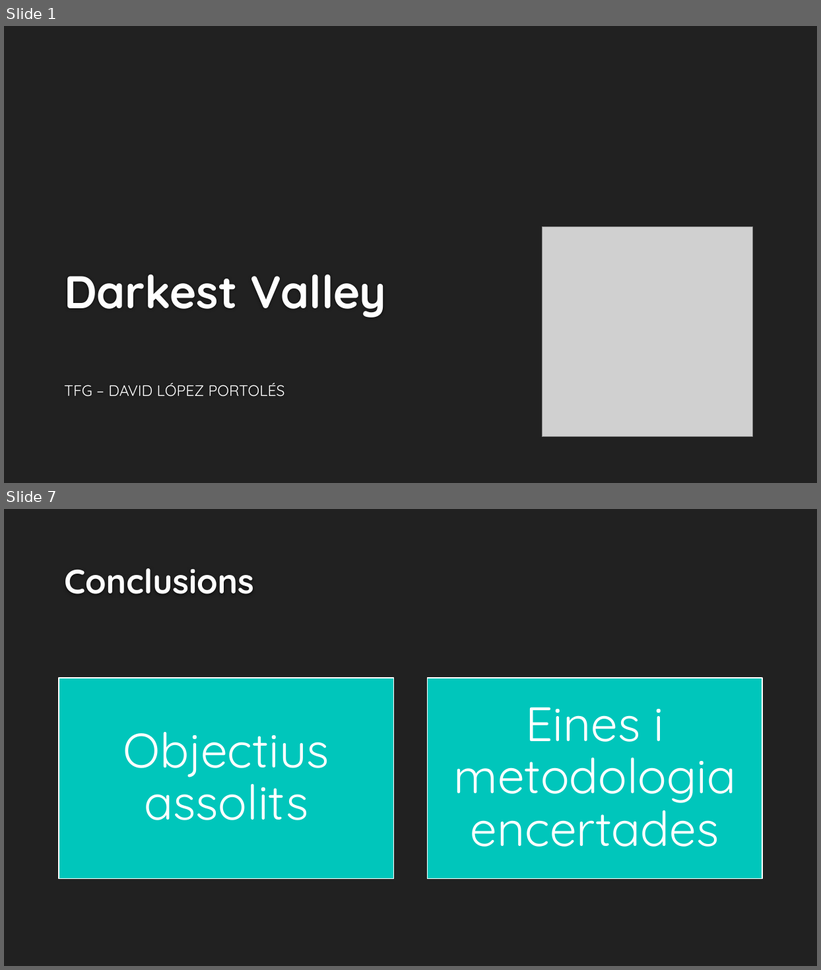
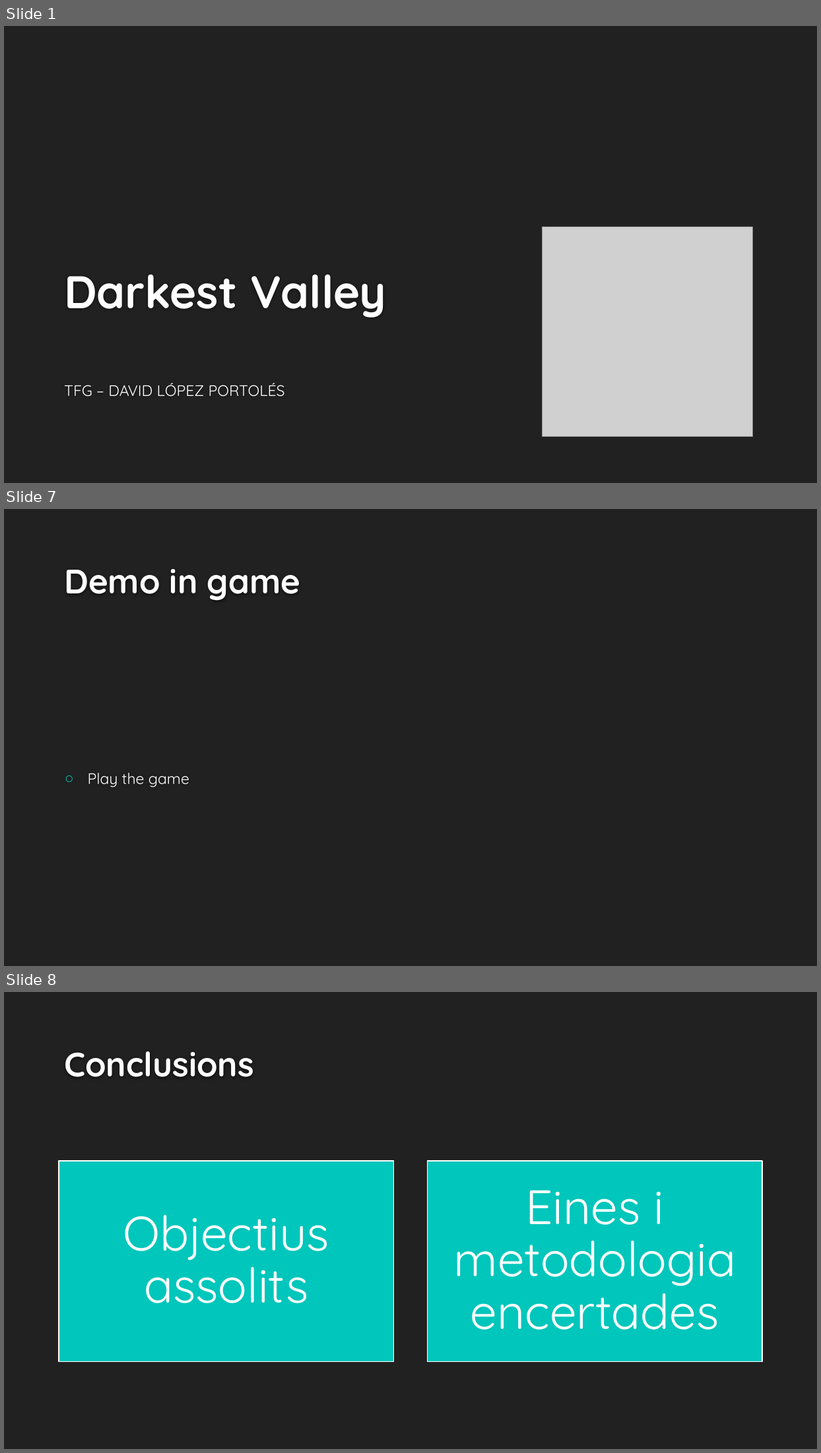
Before and after one commit to davidlopez3D/project_darkestvalley, a slide deck: Presentació/Darkest Valley.pptx. Shown one above the other, each under a label of ours: slides 1 and 7 before the commit, slides 1, 7 and 8 after it; the slides between them are not shown. The pictures are 821x970 and 821x1453 pixels, drawn with LibreOffice and Linux fonts; fonts in the diff are those of the drawing; grey boxes stand for pictures; background and template pictures are left out. Boxes give left, top, right and bottom in pixels: in the first picture for what was removed or moved away, otherwise in the second. Text is boxed around its words. In the diff, an @@ line names an element or a change of style, - is before the commit and + after.

```diff
--- a/Presentació/Darkest Valley.pptx
+++ b/Presentació/Darkest Valley.pptx
@@ slide 7 added at box(4, 509, 817, 966), background #212121 @@
@@ title added at box(64, 569, 300, 601), 40 pt, text #FEFEFE, bold @@
+Demo in game
@@ text added at box(88, 773, 189, 788), 18 pt, text #FFFFFF @@
+○ Play the game
@@ what was slide 7 is now slide 8 @@
```
Also in this commit, not shown: 5 slides changed, 30 other files.
